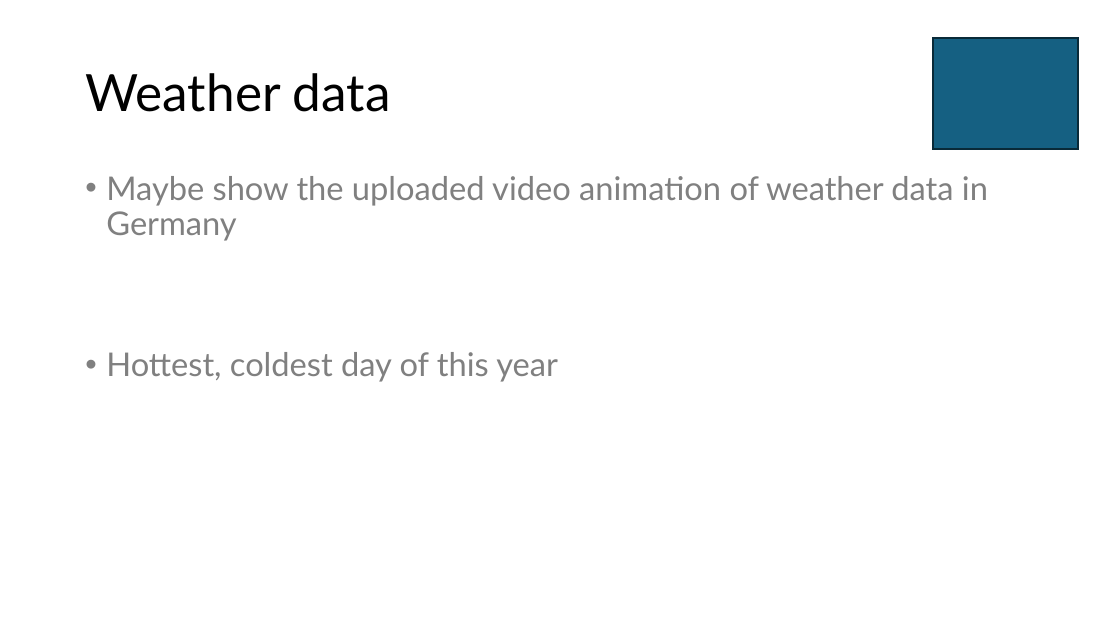
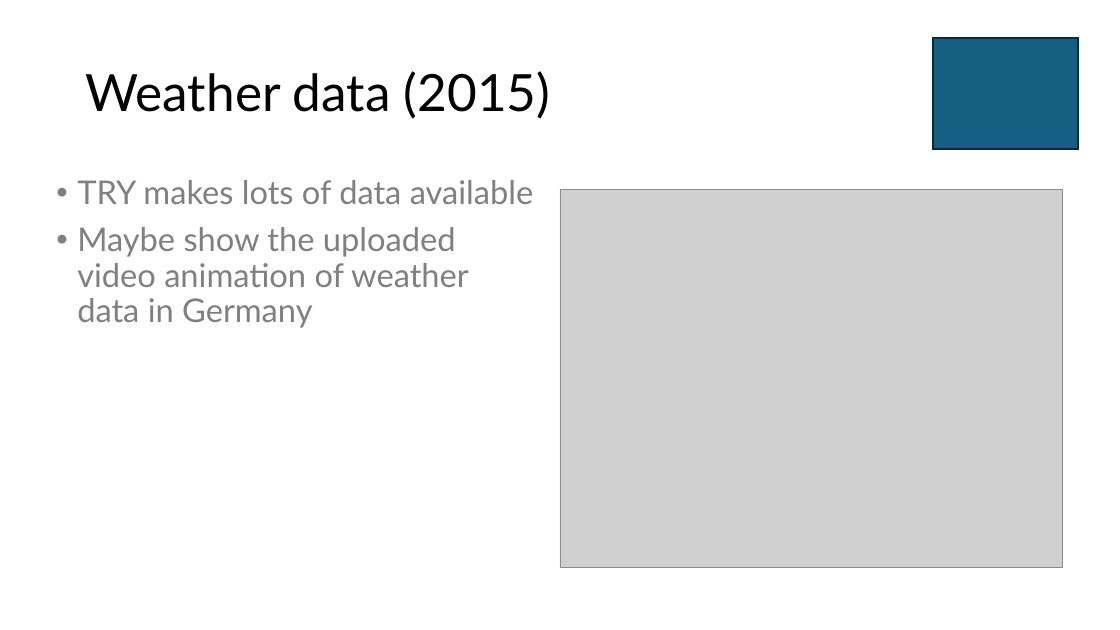
Before and after one commit to eyjomoin/Modeling-buildings-and-their-heating-systems, a slide deck: slide 16 of presentation/heat.pptx. Drawn at 1120x630 pixels with LibreOffice and Linux fonts; fonts in the diff are those of the drawing; grey boxes stand for pictures. Boxes give left, top, right and bottom in pixels: in the first picture for what was removed or moved away, otherwise in the second. Text is boxed around its words. In the diff, an @@ line names an element or a change of style, - is before the commit and + after.

```diff
--- a/presentation/heat.pptx
+++ b/presentation/heat.pptx
@@ title at <box>85,71,550,119</box>: text changed @@
-Weather data
+Weather data (2015)
@@ text "TRY makes lots of data ...": place and size @@
-text "TRY makes lots of data ..." at <box>106,176,988,382</box>
+text "TRY makes lots of data ..." at <box>77,180,534,328</box>
@@ text at <box>77,180,534,204</box>: paragraph added @@
+• TRY makes lots of data available
@@ picture added at <box>560,190,1063,568</box> @@
@@ text at <box>106,352,558,382</box>: paragraph removed @@
-• Hottest, coldest day of this year
```
Also in this commit, not shown: 2 other slides changed, 5 slides added, 2 slides removed, 3 other files.
